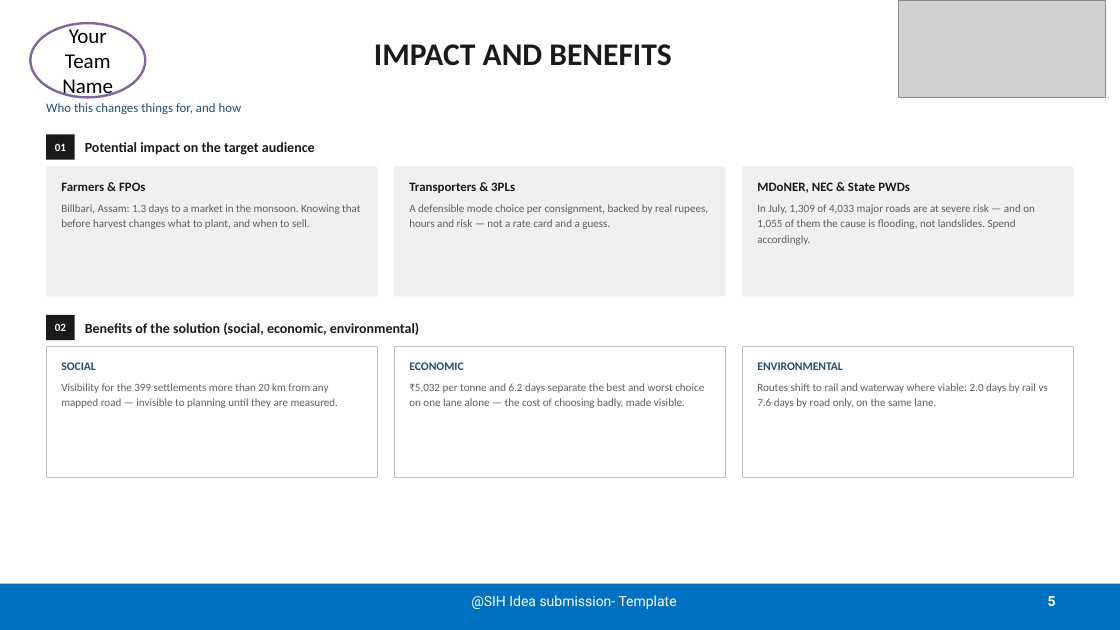
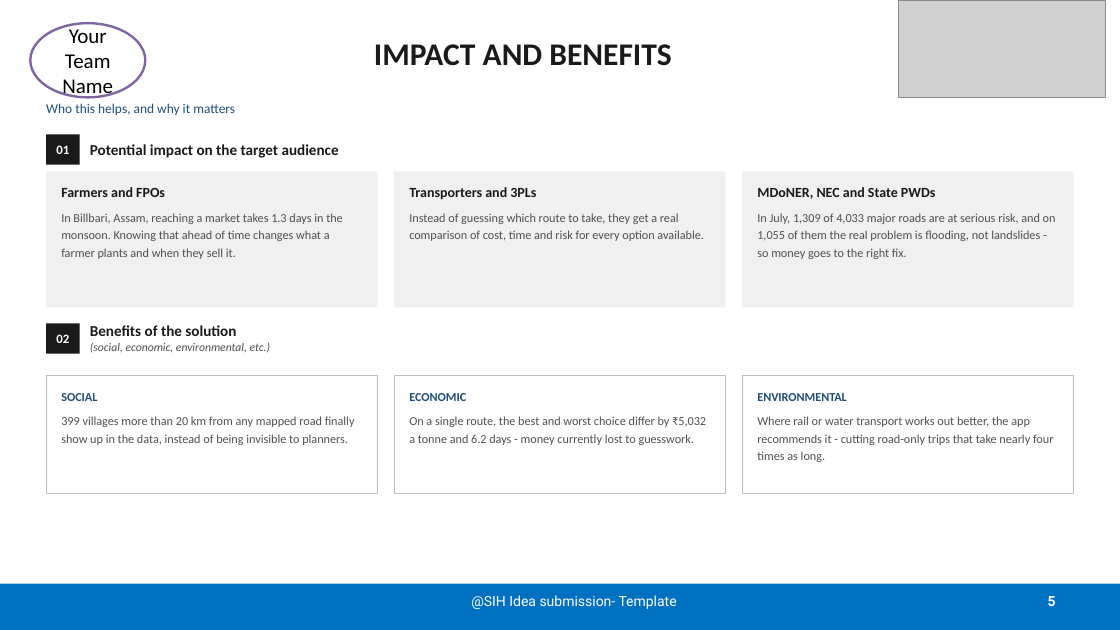
Before and after one commit to Jeffrey2600/Logistics_sih, a slide deck: slide 5 of docs/presentation/SIH26002_NER_Logistics_Submission6.pptx. Drawn at 1120x630 pixels with LibreOffice and Linux fonts; fonts in the diff are those of the drawing; grey boxes stand for pictures. Boxes give left, top, right and bottom in pixels: in the first picture for what was removed or moved away, otherwise in the second. Text is boxed around its words. In the diff, an @@ line names an element or a change of style, - is before the commit and + after.

```diff
--- a/docs/presentation/SIH26002_NER_Logistics_Submission6.pptx
+++ b/docs/presentation/SIH26002_NER_Logistics_Submission6.pptx
@@ text at [46, 103, 235, 115]: text changed; size 11 to 11.5 pt @@
-Who this changes things for, and how
+Who this helps, and why it matters
@@ text "01" at [56, 145, 69, 154]: size 9.5 to 11 pt @@
@@ rectangle: place and size @@
-rectangle at [46, 134, 75, 160]
+rectangle at [46, 134, 80, 165]
@@ text "Potential impact on the target ..." at [90, 144, 339, 158]: size 12 to 13 pt @@
@@ rectangle: place and size @@
-rectangle at [46, 166, 377, 297]
+rectangle at [46, 171, 377, 308]
@@ rectangle: place and size @@
-rectangle at [394, 166, 725, 297]
+rectangle at [394, 171, 725, 308]
@@ rectangle: place and size @@
-rectangle at [743, 166, 1074, 297]
+rectangle at [743, 171, 1074, 308]
@@ text at [61, 187, 343, 259]: text changed; size 9.5 to 10.5 pt; text colour #5F5F5F to #505050 @@
-Farmers & FPOs
-Billbari, Assam: 1.3 days to a market in the monsoon. Knowing that before harvest changes what to plant, and when to sell.
+Farmers and FPOs
+In Billbari, Assam, reaching a market takes 1.3 days in the monsoon. Knowing that ahead of time changes what a farmer plants and when they sell it.
@@ text at [409, 187, 704, 241]: text changed; size 9.5 to 10.5 pt; text colour #5F5F5F to #505050 @@
-Transporters & 3PLs
-A defensible mode choice per consignment, backed by real rupees, hours and risk — not a rate card and a guess.
+Transporters and 3PLs
+Instead of guessing which route to take, they get a real comparison of cost, time and risk for every option available.
@@ text at [757, 187, 1056, 259]: text changed; size 9.5 to 10.5 pt; text colour #5F5F5F to #505050 @@
-MDoNER, NEC & State PWDs
-In July, 1,309 of 4,033 major roads are at severe risk — and on 1,055 of them the cause is flooding, not landslides. Spend accordingly.
+MDoNER, NEC and State PWDs
+In July, 1,309 of 4,033 major roads are at serious risk, and on 1,055 of them the real problem is flooding, not landslides - so money goes to the right fix.
@@ text "02" at [56, 334, 69, 343]: size 9.5 to 11 pt @@
@@ text "02": place and size @@
-text "02" at [55, 323, 66, 331]
+text "02" at [56, 334, 69, 343]
@@ rectangle: place and size @@
-rectangle at [46, 315, 75, 340]
+rectangle at [46, 323, 80, 354]
@@ text at [90, 325, 271, 353]: text changed; size 12 to 10 pt; text colour #1A1A1A to #505050; bold off; italic on @@
-Benefits of the solution (social, economic, environmental)
+Benefits of the solution
+(social, economic, environmental, etc.)
@@ text "Benefits of the solution" at [90, 325, 271, 353]: vertical alignment middle to top @@
@@ rectangle: place and size @@
-rectangle at [46, 347, 377, 477]
+rectangle at [46, 376, 377, 493]
@@ text "SOCIAL": place and size @@
-text "SOCIAL" at [61, 362, 339, 408]
+text "SOCIAL" at [61, 393, 355, 445]
@@ rectangle: place and size @@
-rectangle at [394, 347, 725, 477]
+rectangle at [394, 376, 725, 493]
@@ text "ECONOMIC": place and size @@
-text "ECONOMIC" at [409, 362, 704, 408]
+text "ECONOMIC" at [409, 393, 706, 445]
@@ rectangle: place and size @@
-rectangle at [743, 347, 1074, 477]
+rectangle at [743, 376, 1074, 493]
@@ text "ENVIRONMENTAL": place and size @@
-text "ENVIRONMENTAL" at [757, 362, 1048, 408]
+text "ENVIRONMENTAL" at [757, 393, 1054, 462]
@@ text at [61, 416, 355, 445]: text changed; size 9.5 to 10.5 pt; text colour #5F5F5F to #505050 @@
-Visibility for the 399 settlements more than 20 km from any mapped road — invisible to planning until they are measured.
+399 villages more than 20 km from any mapped road finally show up in the data, instead of being invisible to planners.
@@ text at [61, 393, 97, 401]: size 10 to 10.5 pt in "SOCIAL"; line spacing 1.12 to 1.15; more space between paragraphs @@
@@ text at [409, 416, 706, 445]: text changed; size 9.5 to 10.5 pt; text colour #5F5F5F to #505050 @@
-₹5,032 per tonne and 6.2 days separate the best and worst choice on one lane alone — the cost of choosing badly, made visible.
+On a single route, the best and worst choice differ by ₹5,032 a tonne and 6.2 days - money currently lost to guesswork.
@@ text at [409, 393, 466, 401]: size 10 to 10.5 pt in "ECONOMIC"; line spacing 1.12 to 1.15; more space between paragraphs @@
@@ text at [757, 416, 1054, 462]: text changed; size 9.5 to 10.5 pt; text colour #5F5F5F to #505050 @@
-Routes shift to rail and waterway where viable: 2.0 days by rail vs 7.6 days by road only, on the same lane.
+Where rail or water transport works out better, the app recommends it - cutting road-only trips that take nearly four times as long.
@@ text at [757, 393, 847, 401]: size 10 to 10.5 pt in "ENVIRONMENTAL"; line spacing 1.12 to 1.15; more space between paragraphs @@
```
Also in this commit, not shown: 5 other slides changed, 2 other files.
